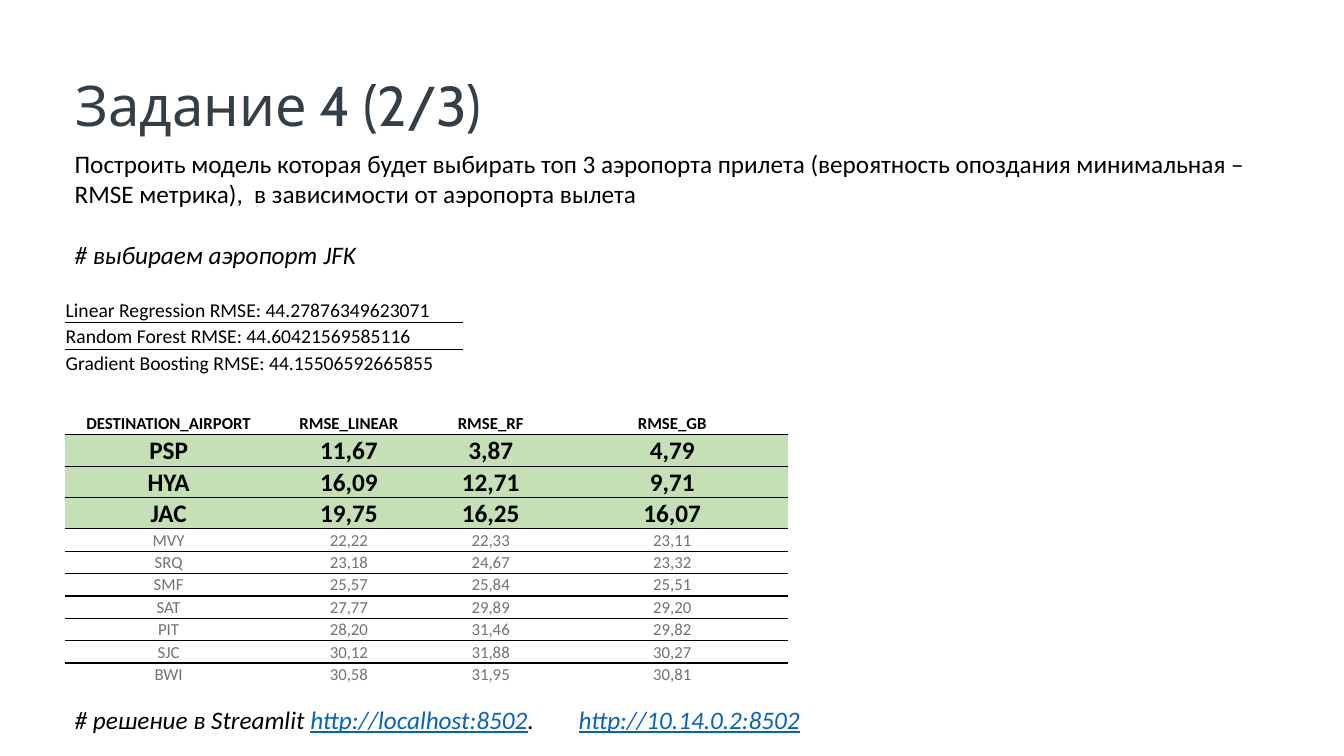
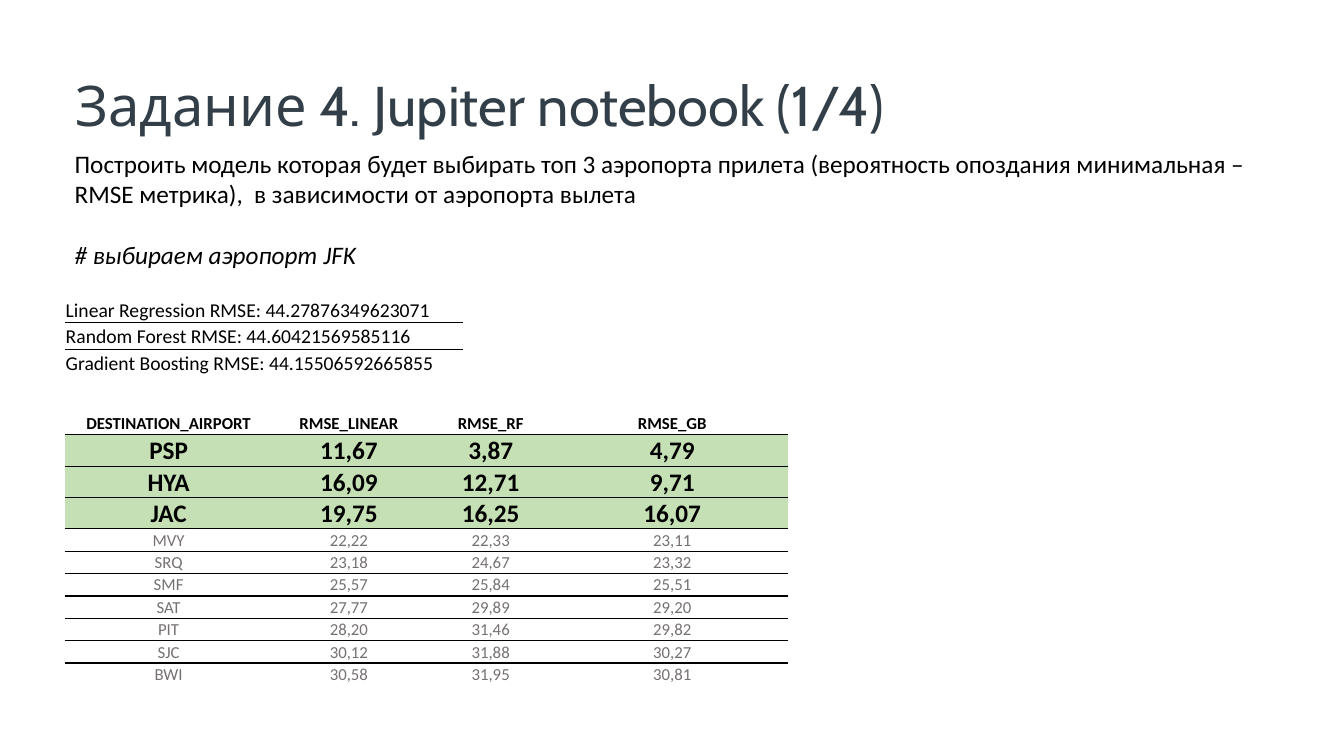
Before and after one commit to avnekrasov/Graduate_work, a slide deck: slide 13 of Некрасов_АВ_Школа DA_защита_проекта.pptx. Drawn at 1344x756 pixels with LibreOffice and Linux fonts; fonts in the diff are those of the drawing; background and template pictures are left out. Boxes give left, top, right and bottom in pixels: in the first picture for what was removed or moved away, otherwise in the second. Text is boxed around its words. In the diff, an @@ line names an element or a change of style, - is before the commit and + after.

```diff
--- a/Некрасов_АВ_Школа DA_защита_проекта.pptx
+++ b/Некрасов_АВ_Школа DA_защита_проекта.pptx
@@ text at [76, 84, 884, 138]: text changed @@
-Задание 4 (2/3)
+Задание 4. Jupiter notebook (1/4)
@@ text removed at [93, 711, 800, 733] @@
-# решение в Streamlit http://localhost:8502. http://10.14.0.2:8502
```
Also in this commit, not shown: 2 other slides changed, 2 slides added, 5 other files.
